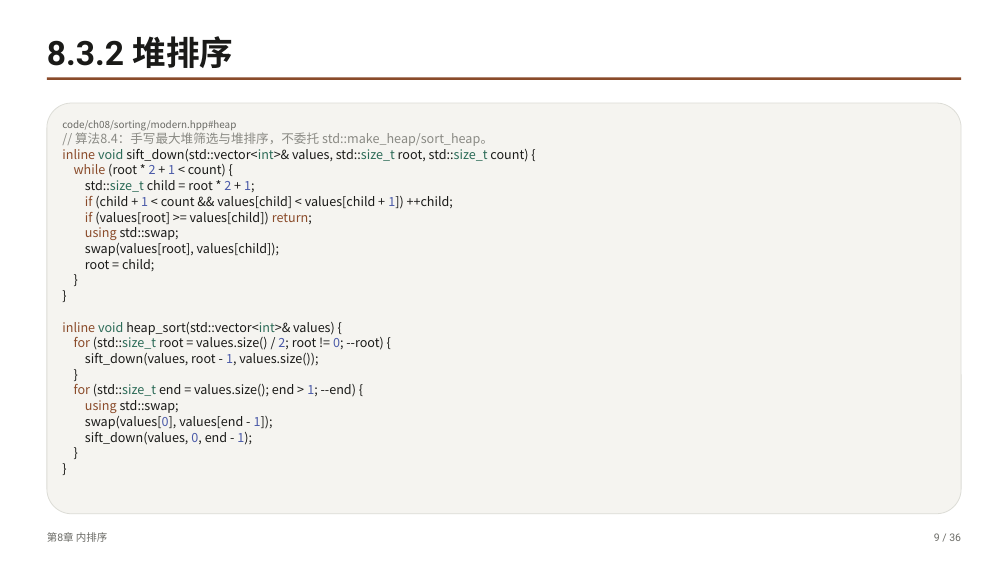
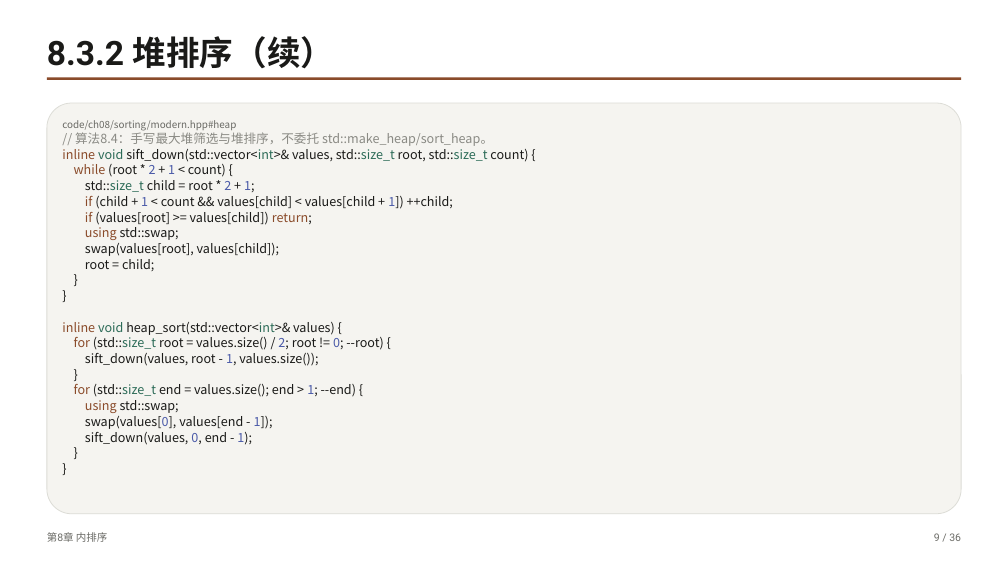
Before and after one commit to GMyhf/dsa-modernization, a slide deck: slide 9 of book/slides/pptx/ch08-sorting.pptx. Drawn at 1008x567 pixels with LibreOffice and Linux fonts; fonts in the diff are those of the drawing. Boxes give left, top, right and bottom in pixels: in the first picture for what was removed or moved away, otherwise in the second. Text is boxed around its words. In the diff, an @@ line names an element or a change of style, - is before the commit and + after.

```diff
--- a/book/slides/pptx/ch08-sorting.pptx
+++ b/book/slides/pptx/ch08-sorting.pptx
@@ text at (47, 36, 335, 69): text changed @@
-8.3.2 堆排序
+8.3.2 堆排序（续）
```
Also in this commit, not shown: 4 other slides changed, 26 other files.
